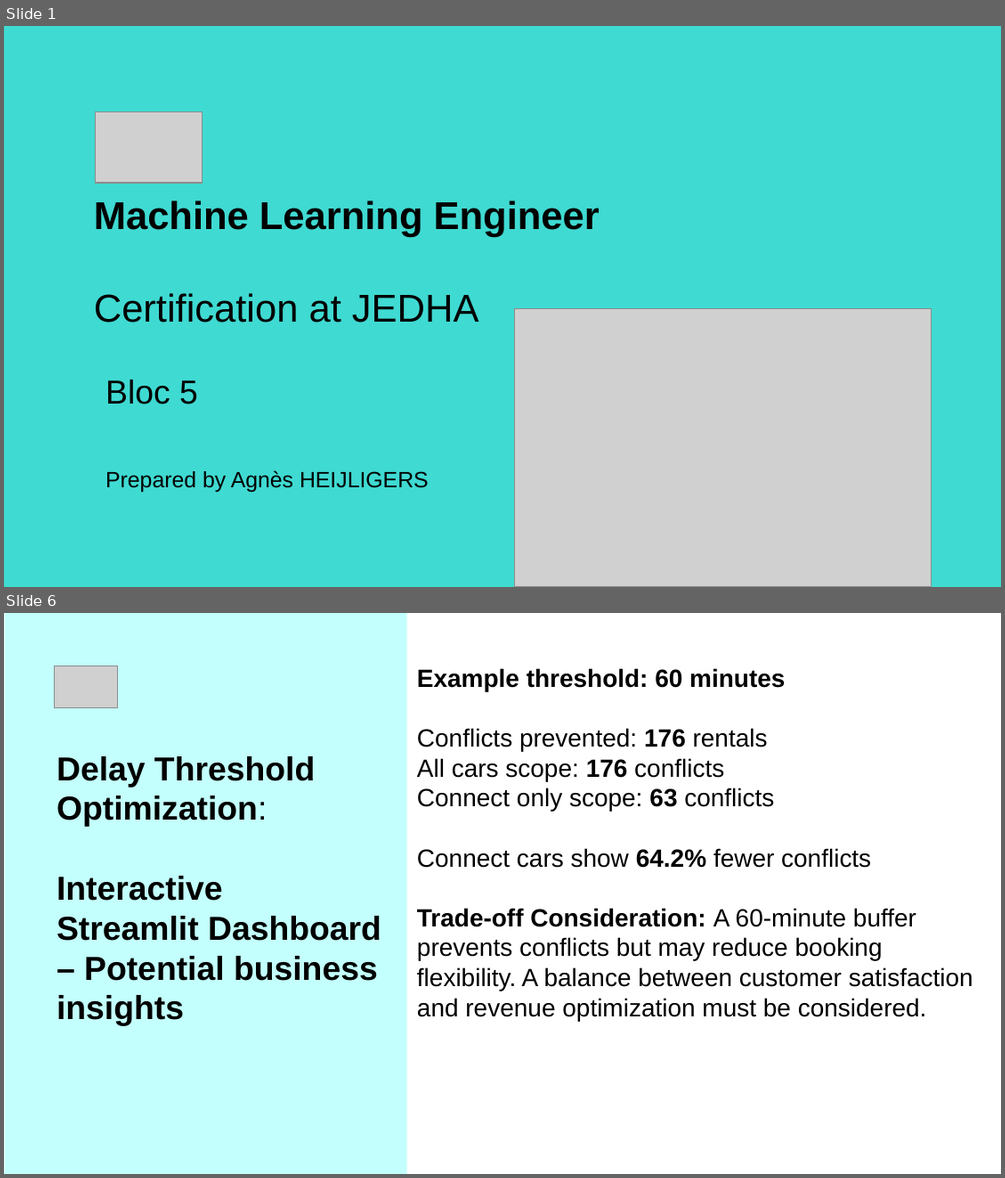
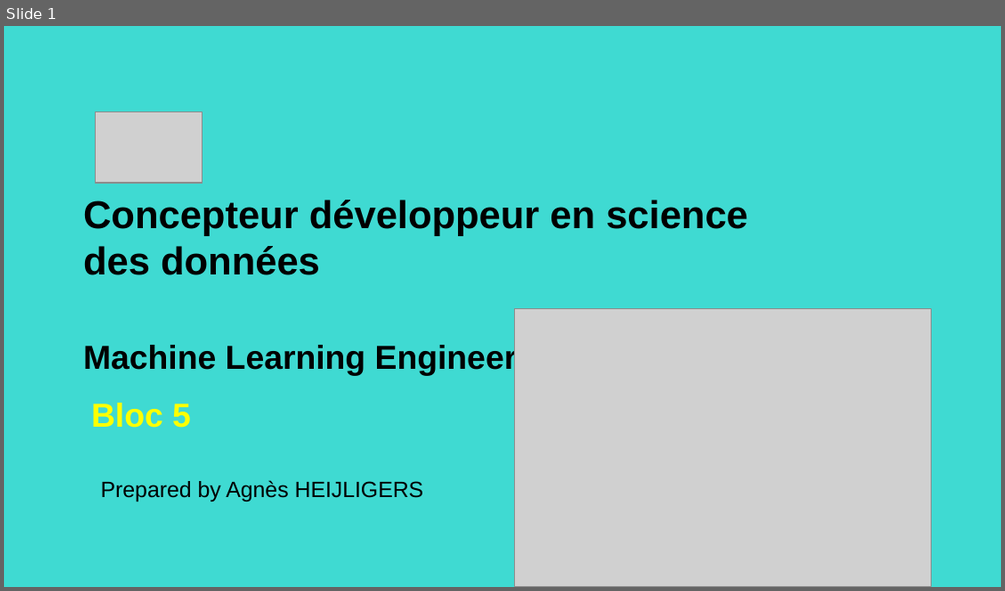
Before and after one commit to AgaHei/getaround-pricing-api, a slide deck: Getaround_Project_AH.pptx. Shown one above the other, each under a label of ours: slides 1 and 6 before the commit, slide 1 after it; the slides between them are not shown. The pictures are 1005x1178 and 1005x591 pixels, drawn with LibreOffice and Linux fonts; fonts in the diff are those of the drawing; grey boxes stand for pictures. Boxes give left, top, right and bottom in pixels: in the first picture for what was removed or moved away, otherwise in the second. Text is boxed around its words. In the diff, an @@ line names an element or a change of style, - is before the commit and + after.

```diff
--- a/Getaround_Project_AH.pptx
+++ b/Getaround_Project_AH.pptx
@@ slide 6 removed at [4, 613, 1001, 1174], background #FFFFFF @@
@@ rectangle removed at [5, 613, 408, 1173] @@
@@ picture removed at [55, 666, 118, 707] @@
@@ title removed at [417, 668, 973, 1021] @@
-Example threshold: 60 minutes
-Conflicts prevented: 176 rentals
-All cars scope: 176 conflicts
-Connect only scope: 63 conflicts
-Connect cars show 64.2% fewer conflicts
-Trade-off Consideration: A 60-minute buffer prevents conflicts but may reduce booking flexibility. A balance between customer satisfaction and revenue optimization must be considered.
@@ title removed at [57, 756, 381, 1026] @@
-Delay Threshold Optimization:
-Interactive
-Streamlit Dashboard – Potential business insights
@@ slide 1 changed as well @@
@@ title at [83, 200, 748, 376]: text changed @@
-Machine Learning Engineer
-Certification at JEDHA
+Concepteur développeur en science des données
+Machine Learning Engineer
@@ title "Bloc 5": place and size @@
-title "Bloc 5" at [105, 379, 198, 404]
+title "Bloc 5" at [91, 402, 191, 427]
@@ title "Bloc 5" at [91, 402, 191, 427]: text colour #000000 to #FFFF00, bold on @@
@@ text "Prepared by Agnès HEIJLIGERS": place and size @@
-text "Prepared by Agnès HEIJLIGERS" at [105, 470, 429, 491]
+text "Prepared by Agnès HEIJLIGERS" at [101, 480, 424, 501]
```
Also in this commit, not shown: 5 other slides changed, 7 slides added, 6 other slides removed, 6 other files.
